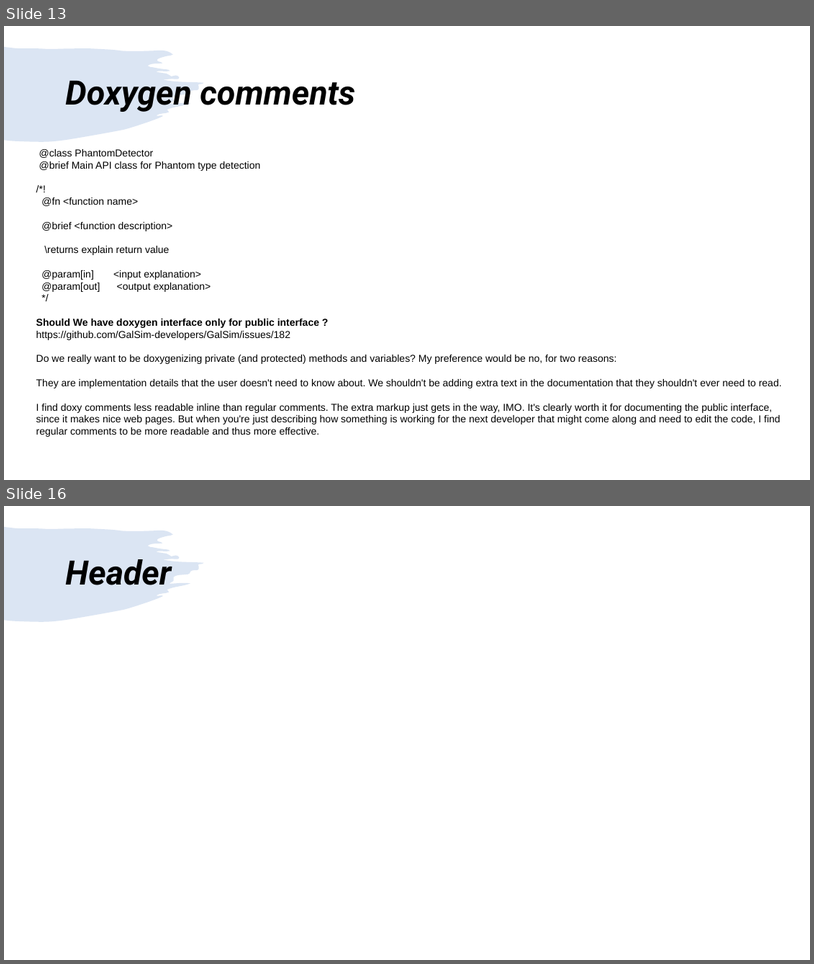
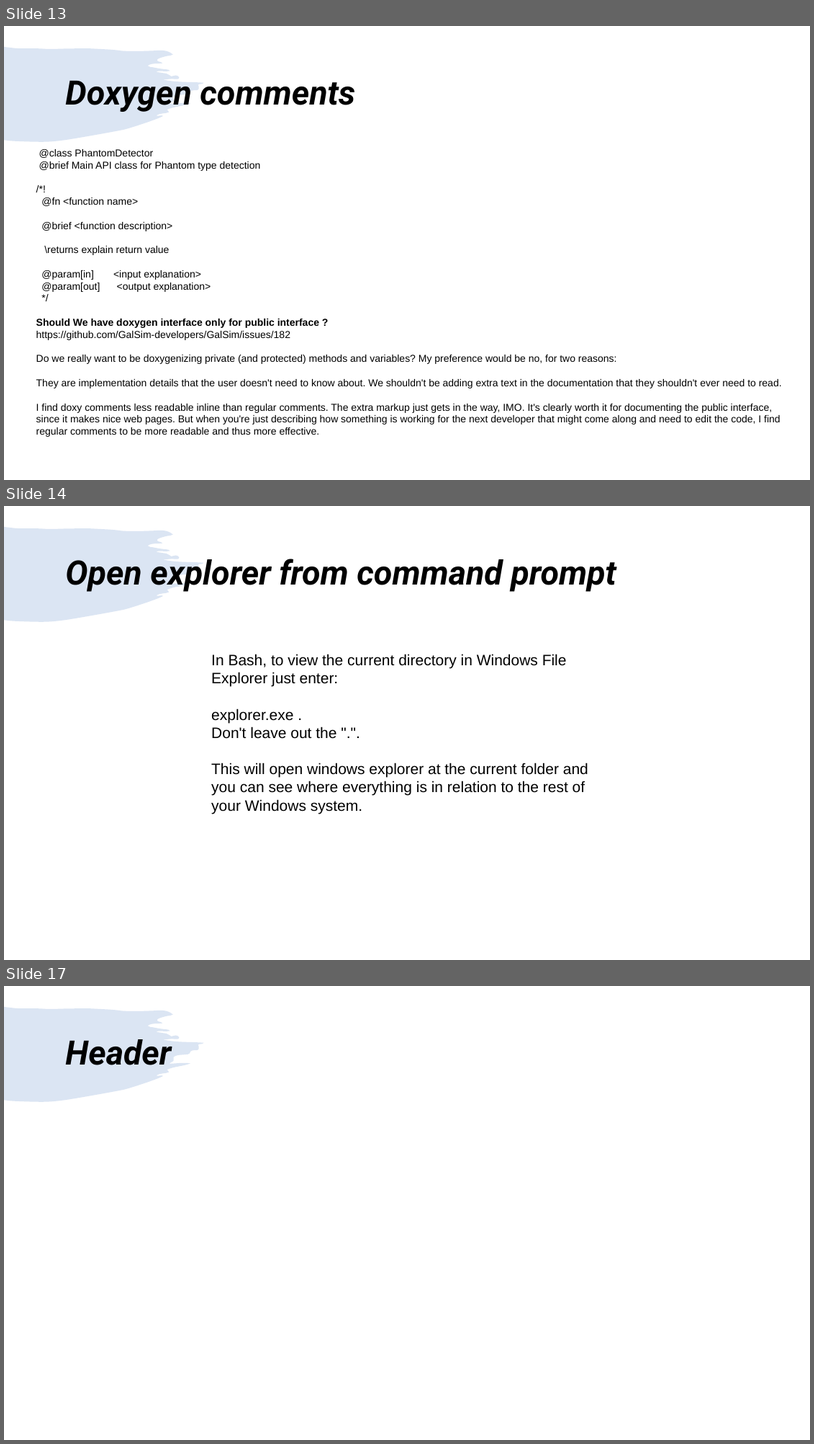
Before and after one commit to girishlande/CPlusPlus, a slide deck: learnings.pptx. Shown one above the other, each under a label of ours: slides 13 and 16 before the commit, slides 13, 14 and 17 after it; the slides between them are not shown. The pictures are 814x964 and 814x1444 pixels, drawn with LibreOffice and Linux fonts; fonts in the diff are those of the drawing. Boxes give left, top, right and bottom in pixels: in the first picture for what was removed or moved away, otherwise in the second. Text is boxed around its words. In the diff, an @@ line names an element or a change of style, - is before the commit and + after.

```diff
--- a/learnings.pptx
+++ b/learnings.pptx
@@ slide 14 added at (4,506,810,960), background #FFFFFF; not listed: 1 template element that a slide beside it also shows @@
@@ title added at (65,559,617,592), 40 pt, text #000000, bold, italic @@
+Open explorer from command prompt
@@ text added at (211,654,589,813), 18 pt, text #000000 @@
+In Bash, to view the current directory in Windows File Explorer just enter:
+explorer.exe .
+Don't leave out the ".".
+This will open windows explorer at the current folder and you can see where everything is in relation to the rest of your Windows system.
@@ what was slide 16 is now slide 17 @@
```
Also in this commit, not shown: 3 slides changed, 2 other slides added, 2 slides removed, 5 other files.
